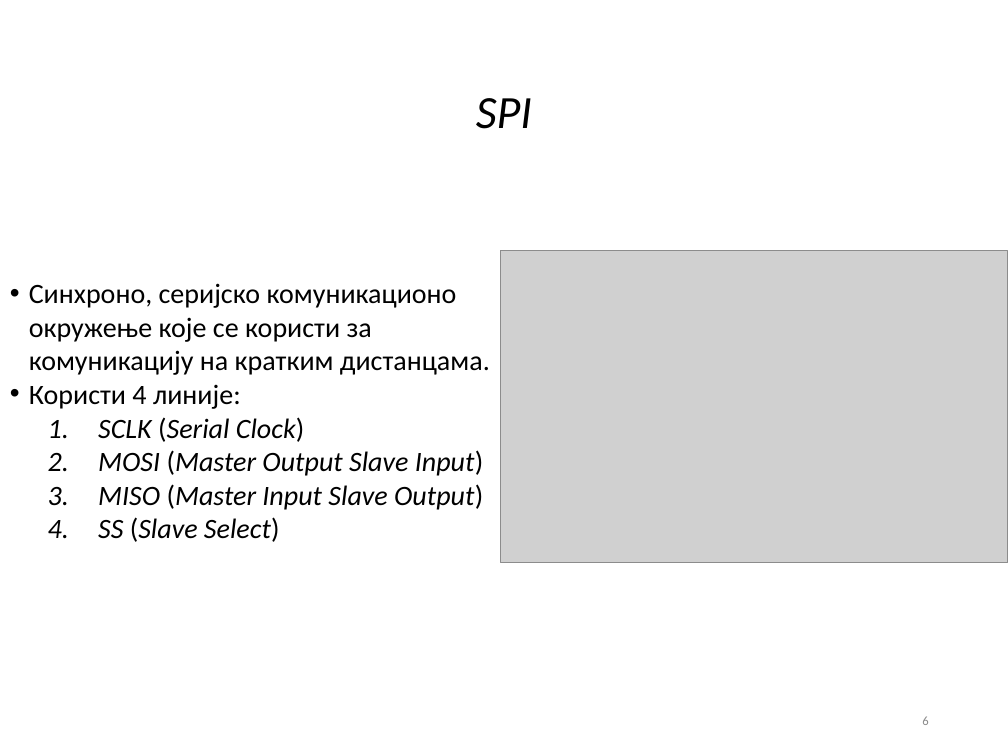
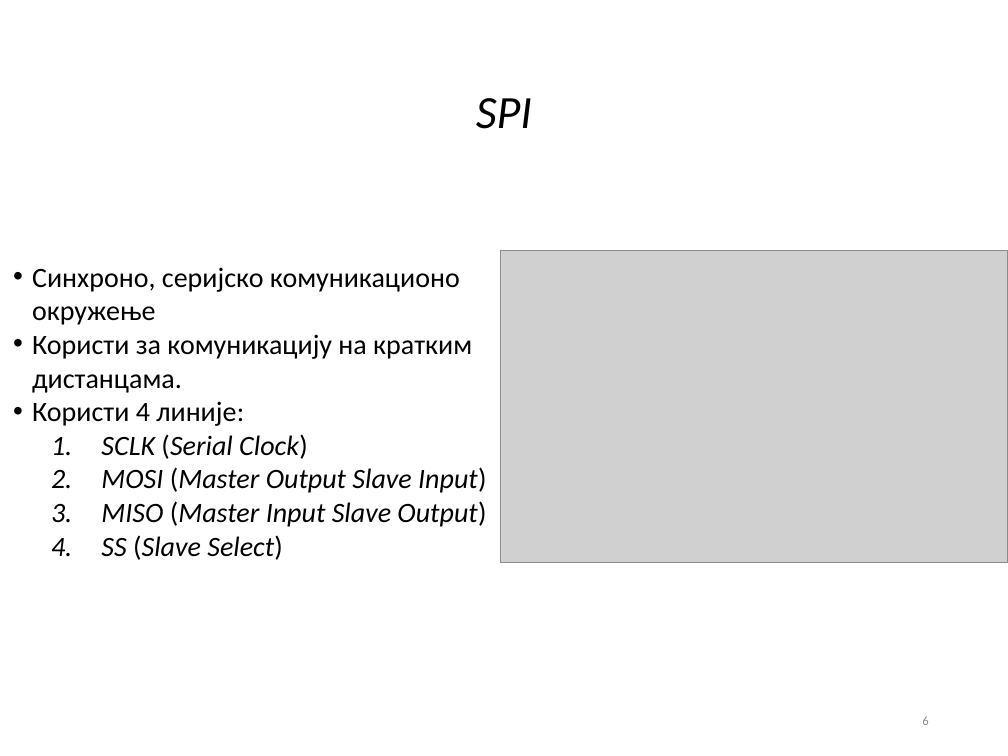
Before and after one commit to fjasic/bsc, a slide deck: slide 6 of documentation/Filip_Jasic_RA46-2014-prezentacija.ppt. Drawn at 1008x756 pixels with LibreOffice and Linux fonts; fonts in the diff are those of the drawing; grey boxes stand for pictures; background and template pictures are left out. Boxes give left, top, right and bottom in pixels: in the first picture for what was removed or moved away, otherwise in the second. Text is boxed around its words. In the diff, an @@ line names an element or a change of style, - is before the commit and + after.

```diff
--- a/documentation/Filip_Jasic_RA46-2014-prezentacija.ppt
+++ b/documentation/Filip_Jasic_RA46-2014-prezentacija.ppt
@@ text "Синхроно, серијско комуникационо окружење": place and size @@
-text "Синхроно, серијско комуникационо окружење" at (29,283,490,542)
+text "Синхроно, серијско комуникационо окружење" at (32,267,486,560)
@@ text at (32,267,472,393): text changed @@
-• Синхроно, серијско комуникационо окружење које се користи за комуникацију на кратким дистанцама.
+• Синхроно, серијско комуникационо окружење
+• Користи за комуникацију на кратким дистанцама.
```
Also in this commit, not shown: 5 other slides changed, 1 slide added, 1 slide removed.
